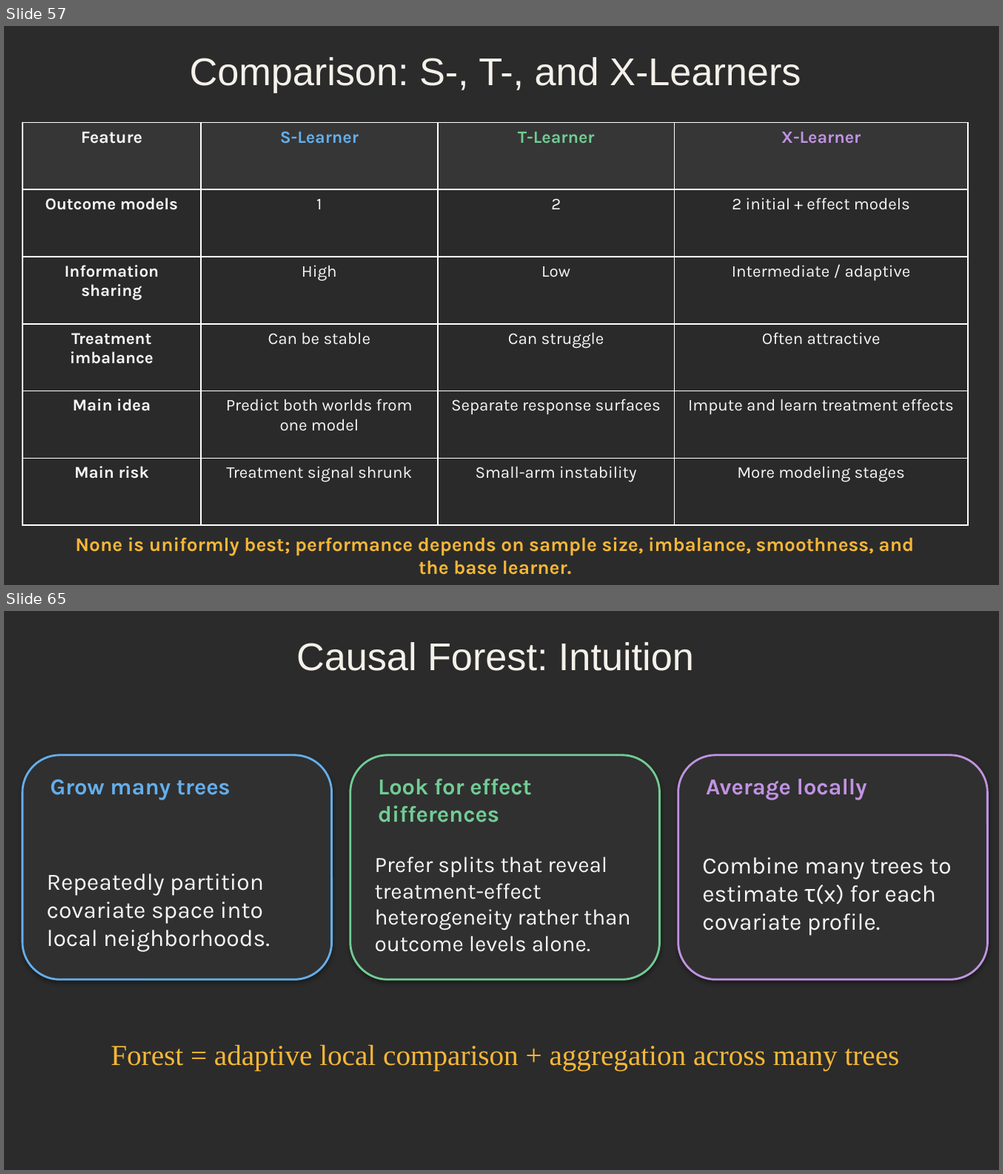
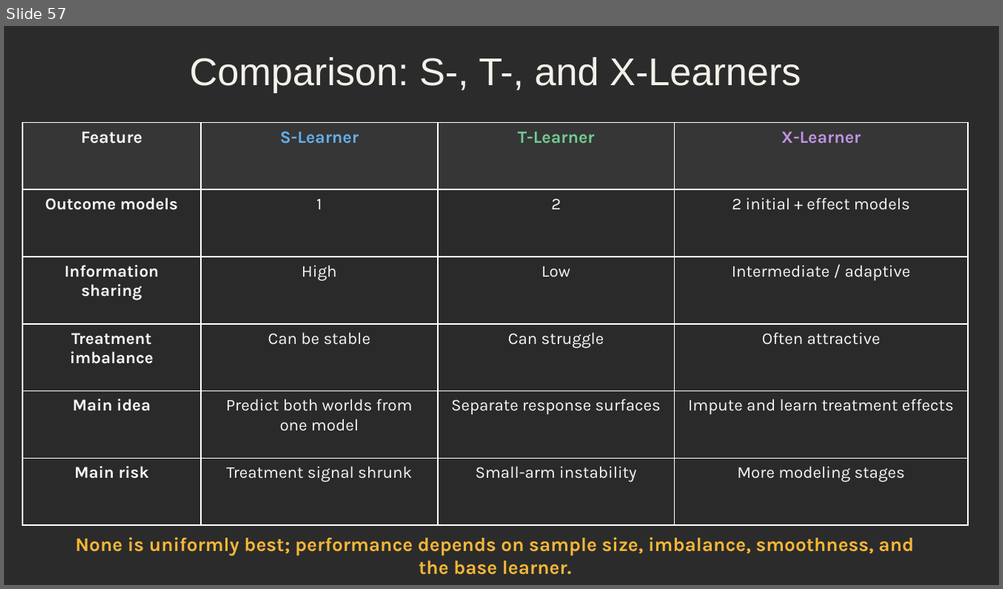
Before and after one commit to djghosh1123/STAT-7900-Causal-Analysis, a slide deck: Lectures/Lecture 8.pptx. Shown one above the other, each under a label of ours: slides 57 and 65 before the commit, slide 57 after it; the slides between them are not shown. The pictures are 1003x1174 and 1003x589 pixels, drawn with LibreOffice and Linux fonts; fonts in the diff are those of the drawing; background and template pictures are left out; a plain dark background stands for a picture behind light text. Boxes give left, top, right and bottom in pixels: in the first picture for what was removed or moved away, otherwise in the second. Text is boxed around its words. In the diff, an @@ line names an element or a change of style, - is before the commit and + after.

```diff
--- a/Lectures/Lecture 8.pptx
+++ b/Lectures/Lecture 8.pptx
@@ slide 65 removed at [4,611,999,1170], background picture (left out) @@
@@ text removed at [296,642,694,671] @@
-Causal Forest: Intuition
@@ rounded rectangle removed at [23,755,333,980] @@
@@ rounded rectangle removed at [350,755,660,980] @@
@@ rounded rectangle removed at [678,755,987,980] @@
@@ text removed at [50,779,230,800] @@
-Grow many trees
@@ text removed at [378,778,531,823] @@
-Look for effect differences
@@ text removed at [706,779,867,800] @@
-Average locally
@@ text removed at [47,874,270,952] @@
-Repeatedly partition covariate space into local neighborhoods.
@@ text removed at [375,857,631,952] @@
-Prefer splits that reveal treatment-effect heterogeneity rather than outcome levels alone.
@@ text removed at [702,857,950,936] @@
-Combine many trees to estimate τ(x) for each covariate profile.
@@ text removed at [111,1045,899,1071] @@
-Forest = adaptive local comparison + aggregation across many trees
```
Also in this commit, not shown: 22 other slides removed, 3 other files.
